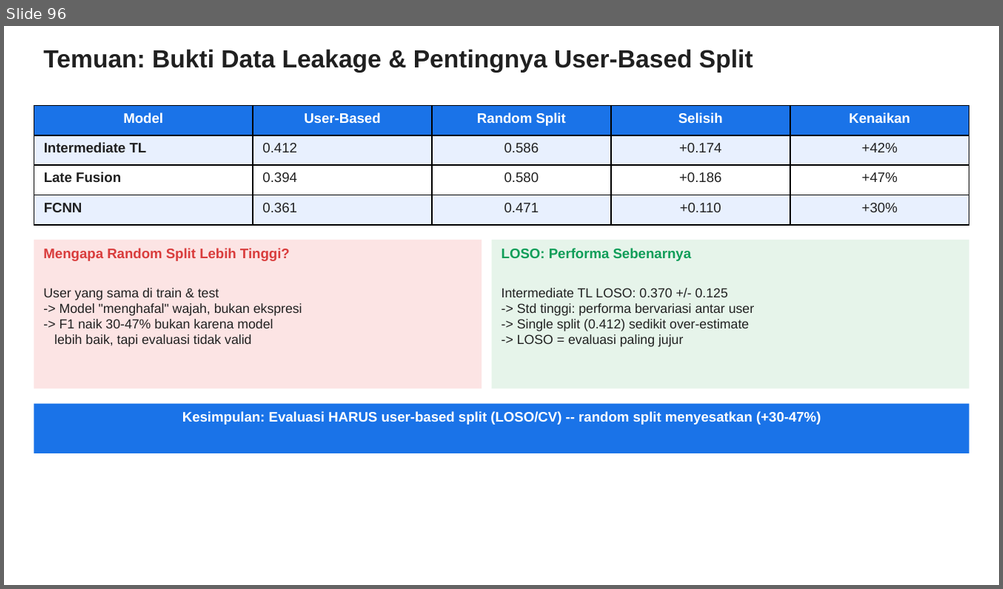
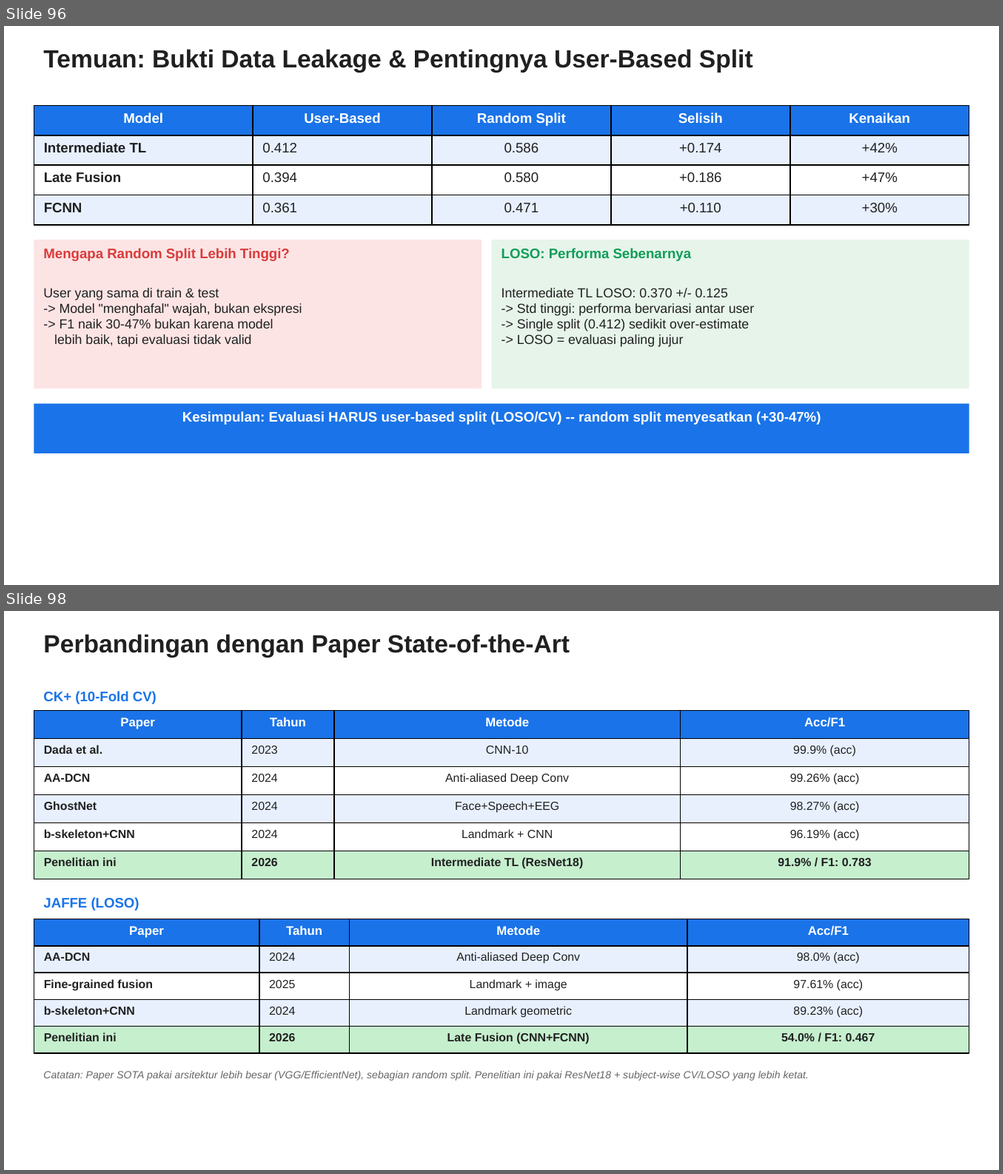
Before and after one commit to taufikhdyt01/MultimodalEmoLearn, a slide deck: docs/PPT Bimbingan.pptx. Shown one above the other, each under a label of ours: slide 96 before the commit, slides 96 and 98 after it; the slides between them are not shown. The pictures are 1003x589 and 1003x1174 pixels, drawn with LibreOffice and Linux fonts; fonts in the diff are those of the drawing. Boxes give left, top, right and bottom in pixels: in the first picture for what was removed or moved away, otherwise in the second. Text is boxed around its words. In the diff, an @@ line names an element or a change of style, - is before the commit and + after.

```diff
--- a/docs/PPT Bimbingan.pptx
+++ b/docs/PPT Bimbingan.pptx
@@ slide 98 added at box(4, 611, 999, 1170), background #FFFFFF @@
@@ text added at box(43, 634, 569, 657), 18 pt, text #202020, bold @@
+Perbandingan dengan Paper State-of-the-Art
@@ text added at box(43, 691, 156, 704), 10 pt, text #1A73E8, bold @@
+CK+ (10-Fold CV)
@@ table added at box(34, 710, 969, 880), 6 rows, 4 columns @@
+Paper | Tahun | Metode | Acc/F1
+Dada et al. | 2023 | CNN-10 | 99.9% (acc)
+AA-DCN | 2024 | Anti-aliased Deep Conv | 99.26% (acc)
+GhostNet | 2024 | Face+Speech+EEG | 98.27% (acc)
+b-skeleton+CNN | 2024 | Landmark + CNN | 96.19% (acc)
+Penelitian ini | 2026 | Intermediate TL (ResNet18) | 91.9% / F1: 0.783
@@ text added at box(43, 897, 139, 911), 10 pt, text #1A73E8, bold @@
+JAFFE (LOSO)
@@ table added at box(34, 920, 970, 1054), 5 rows, 4 columns @@
+Paper | Tahun | Metode | Acc/F1
+AA-DCN | 2024 | Anti-aliased Deep Conv | 98.0% (acc)
+Fine-grained fusion | 2025 | Landmark + image | 97.61% (acc)
+b-skeleton+CNN | 2024 | Landmark geometric | 89.23% (acc)
+Penelitian ini | 2026 | Late Fusion (CNN+FCNN) | 54.0% / F1: 0.467
@@ text added at box(43, 1071, 808, 1081), 7.5 pt, text #666666, italic @@
+Catatan: Paper SOTA pakai arsitektur lebih besar (VGG/EfficientNet), sebagian random split. Penelitian ini pakai ResNet18 + subject-wise CV/LOSO yang lebih ketat.
```
Also in this commit, not shown: 2 other slides added, 1 other file.
